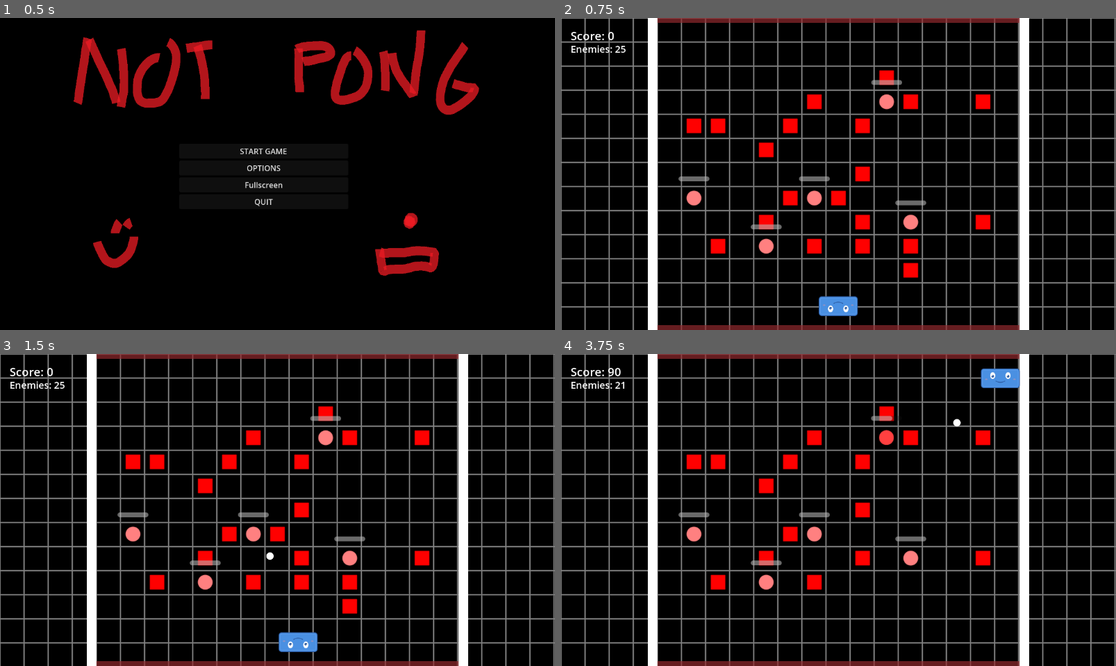
Above: before the commit, frames 1-4 (two rows, left to right).
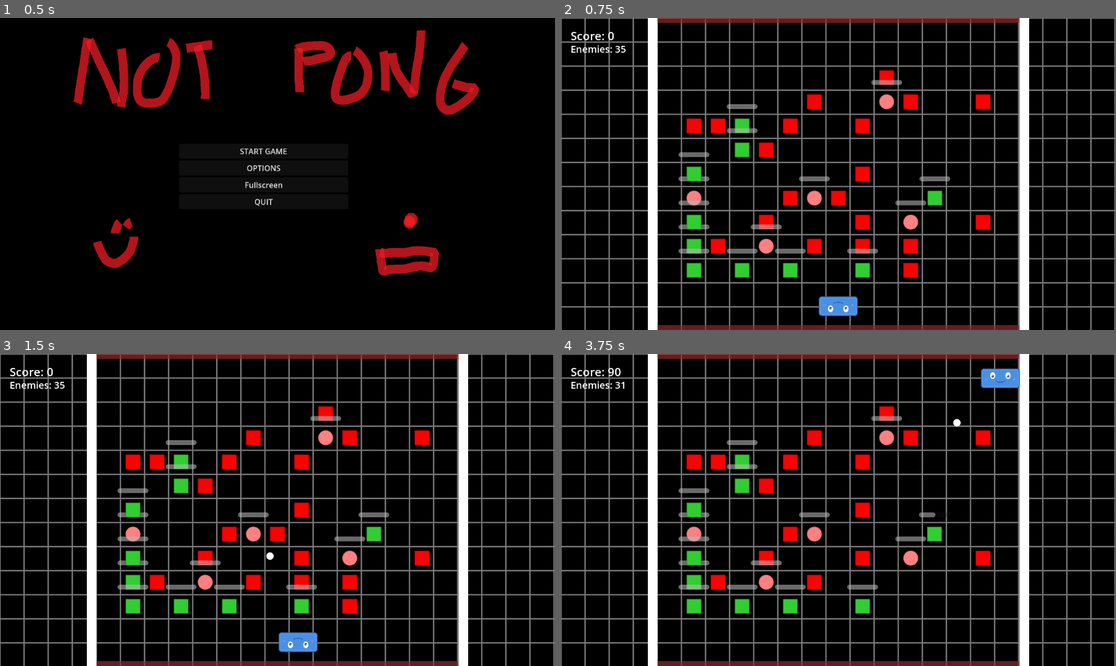
Above: after the commit, the same moments.

Repository: Nicheen/GameJamSummer2025
Game: Godot game, scene res://scenes/menus/main_menu.tscn
Same seed, same stepped clock (60 frames per second), same inputs: the game is played once before the commit and once after it.
Inputs (mouse positions are in pixels of both pictures, inside the frame that each line leads up to):
- Up to frame 1 (0.5 s): no input
- Up to frame 2 (0.75 s): click "START GAME" at 0.5 s
- Up to frame 3 (1.5 s): tap Enter (ui_accept) at 1.25 s; move the mouse to (399, 494) at 1.27 s; hold D (move_right) from 1.28 s (still down); click (399, 494) at 1.35 s
- Up to frame 4 (3.75 s): tap Enter (ui_accept) at 1.52, 2.27 s; move the mouse to (727, 525) at 2.02 s; release D (move_right) at 2.03 s; hold S (teleport_down) 2.03-2.78 s; click (727, 525) at 2.1 s; move the mouse to (894, 441) at 2.77 s; hold D (move_right) 2.78-3.53 s; click (894, 441) at 2.85 s; move the mouse to (810, 572) at 3.52 s; hold W (teleport_up) from 3.53 s (still down); click (810, 572) at 3.6 s

Frame 1 is identical in both runs. In frame 2, 2.1% of the frame differs, in the area x 9-71%, y 8-84%; in frame 3, 2.1%; in frame 4, 2.2%, in the area x 9-70%, y 8-84%.

Commit message:
lazer block added kinda :)

Diff:
--- /dev/null
+++ b/gamejamsummer2025/images/lime_green_square.svg
@@ -0,0 +1,4 @@
+<svg width="64" height="64" viewBox="0 0 64 64" xmlns="http://www.w3.org/2000/svg">
+  <!-- Limegrön kvadrat -->
+  <rect x="4" y="4" width="56" height="56" fill="#32CD32" stroke="#228B22" stroke-width="2" rx="2"/>
+</svg>
--- a/gamejamsummer2025/scenes/obj/enemy_kvadrat.tscn
+++ b/gamejamsummer2025/scenes/obj/enemy_Block.tscn
@@ -1,20 +1,20 @@
 [gd_scene load_steps=4 format=3 uid="uid://bratwmq3f1ph3"]
 
-[ext_resource type="Script" uid="uid://cdvdmyb0wm0kp" path="res://scripts/enemy_kvadrat.gd" id="1_eo5g6"]
-[ext_resource type="Texture2D" uid="uid://dgg1f2dgvhw1c" path="res://images/red_square.svg" id="1_vwaen"]
+[ext_resource type="Script" uid="uid://cdvdmyb0wm0kp" path="res://scripts/enemy_kvadrat.gd" id="1_iewo1"]
+[ext_resource type="Texture2D" uid="uid://dgg1f2dgvhw1c" path="res://images/red_square.svg" id="2_pb5dn"]
 
 [sub_resource type="RectangleShape2D" id="RectangleShape2D_eo5g6"]
 size = Vector2(30, 30)
 
-[node name="EnemyKvadrat" type="CharacterBody2D"]
+[node name="EnemyBlock" type="CharacterBody2D"]
 collision_layer = 16
 collision_mask = 0
-script = ExtResource("1_eo5g6")
+script = ExtResource("1_iewo1")
 
 [node name="Sprite2D" type="Sprite2D" parent="."]
 position = Vector2(-5.06639e-07, -5.06639e-07)
 scale = Vector2(0.53125, 0.53125)
-texture = ExtResource("1_vwaen")
+texture = ExtResource("2_pb5dn")
 
 [node name="CollisionShape2D" type="CollisionShape2D" parent="."]
 shape = SubResource("RectangleShape2D_eo5g6")
--- /dev/null
+++ b/gamejamsummer2025/scenes/obj/enemy_block_lazer.gd
@@ -0,0 +1,141 @@
+extends CharacterBody2D
+
+# Enemy settings
+@export var max_health: int = 20
+@export var score_value: int = 20  # Points awarded when killed
+@export var enemy_type: String = "basic"
+
+# Visual settings
+@onready var sprite: Sprite2D = $Sprite2D
+@onready var collision_shape: CollisionShape2D = $CollisionShape2D
+@onready var health_bar: ProgressBar = get_node_or_null("HealthBar")
+
+# Internal variables
+var current_health: int
+var is_dead: bool = false
+var original_color: Color
+
+# Signals
+signal block_died(score_points: int)
+signal block_hit(damage: int)
+
+func _ready():
+	# Set up enemy
+	current_health = max_health
+
+	# Set collision layer for enemy (let's use layer 5)
+	collision_layer = 16  # Layer 5 (2^4 = 16)
+	collision_mask = 2    # Can be hit by projectiles (layer 2)
+
+	# Store original sprite color
+	if sprite:
+		original_color = sprite.modulate
+
+	# Set up health bar if it exists
+	if health_bar:
+		health_bar.max_value = max_health
+		health_bar.value = current_health
+
+	# Position enemy in middle of screen (or wherever you want)
+	# This can be overridden when spawning
+
+	print("Enemy created with ", max_health, " health at position: ", global_position)
+
+func _physics_process(delta):
+	# Basic enemy doesn't move, but you can add movement here
+	# For now, just ensure it stays in place
+	if not is_dead:
+		velocity = Vector2.ZERO
+		move_and_slide()
+
+func take_damage(damage: int):
+	if is_dead:
+		return
+
+	print("Enemy took ", damage, " damage")
+
+	current_health -= damage
+	current_health = max(0, current_health)
+
+	# Update health bar
+	if health_bar:
+		health_bar.value = current_health
+
+	# Visual damage feedback
+	show_damage_effect()
+
+	# Emit hit signal
+	block_hit.emit(damage)
+
+	# Check if dead
+	if current_health <= 0:
+		die()
+
+func die():
+	if is_dead:
+		return
+
+	is_dead = true
+	print("Enemy died! Awarding ", score_value, " points")
+
+	# Emit death signal with score
+	block_died.emit(score_value)
+
+	play_death_effect()
+
+func show_damage_effect():
+	if not sprite:
+		return
+
+	# Flash red when hit
+	var tween = create_tween()
+	tween.tween_property(sprite, "modulate", Color.RED, 0.1)
+	tween.tween_property(sprite, "modulate", original_color, 0.1)
+
+func play_death_effect():
+	if not sprite:
+		queue_free()
+		return
+
+	# Disable collision immediately
+	if collision_shape:
+		collision_shape.disabled = true
+
+	# Hide health bar
+	if health_bar:
+		health_bar.visible = false
+
+	# Lås positionen så den inte rör sig
+	var original_position = sprite.position
+
+	# Supersnabb effekt - bara 0.1 sekunder
+	var tween = create_tween()
+	tween.set_parallel(true)  # Tillåt parallella animationer
+
+	# Krymper skalan
+	tween.tween_property(sprite, "scale", Vector2.ZERO, 0.1)
+
+	# Håll positionen fast under hela animationen
+	tween.tween_method(
+		func(pos): sprite.position = pos,
+		original_position,
+		original_position,
+		0.1
+	)
+
+	# Förstör direkt efter
+	await tween.finished
+	queue_free()
+
+func get_health() -> int:
+	return current_health
+
+func get_max_health() -> int:
+	return max_health
+
+func is_alive() -> bool:
+	return not is_dead and current_health > 0
+
+# Method called when projectile hits this enemy
+func _on_projectile_hit():
+	take_damage(10)  # Default damage from projectiles
--- /dev/null
+++ b/gamejamsummer2025/scenes/obj/enemy_block_lazer.tscn
@@ -0,0 +1,26 @@
+[gd_scene load_steps=4 format=3 uid="uid://7xnhieqtejv1"]
+
+[ext_resource type="Texture2D" uid="uid://bsubstbcfu5mr" path="res://images/lime_green_square.svg" id="1_0utrl"]
+[ext_resource type="Script" uid="uid://damb12qgbc5xj" path="res://scenes/obj/enemy_block_lazer.gd" id="1_5u526"]
+
+[sub_resource type="RectangleShape2D" id="RectangleShape2D_5u526"]
+size = Vector2(30, 30)
+
+[node name="EnemyBlockLazer" type="CharacterBody2D"]
+script = ExtResource("1_5u526")
+
+[node name="Sprite2D" type="Sprite2D" parent="."]
+position = Vector2(1.3113e-06, -1.01328e-06)
+scale = Vector2(0.53125, 0.53125)
+texture = ExtResource("1_0utrl")
+
+[node name="CollisionShape2D" type="CollisionShape2D" parent="."]
+shape = SubResource("RectangleShape2D_5u526")
+
+[node name="HealthBar" type="ProgressBar" parent="."]
+offset_left = -32.0
+offset_top = -45.0
+offset_right = 32.0
+offset_bottom = -35.0
+value = 100.0
+show_percentage = false
--- a/gamejamsummer2025/scripts/main.gd
+++ b/gamejamsummer2025/scripts/main.gd
@@ -7,7 +7,8 @@
 # Hardcoded scene paths
 const PLAYER_SCENE = "res://scenes/obj/Player.tscn"
 const ENEMY_SCENE = "res://scenes/obj/Enemy.tscn"
-const ENEMY_KVADRAT_SCENE = "res://scenes/obj/Enemy_kvadrat.tscn"
+const ENEMY_BLOCK_SCENE = "res://scenes/obj/Enemy_Block.tscn"
+const ENEMY_BLOCK_LAZER_SCENE = "res://scenes/obj/Enemy_Block_Lazer.tscn"
 const PAUSE_MENU_SCENE = "res://scenes/menus/pause_menu.tscn"
 const DEATH_MENU_SCENE = "res://scenes/menus/death_menu.tscn"
 const WIN_MENU_SCENE = "res://scenes/menus/win_menu.tscn"
@@ -19,6 +20,7 @@
 var win_menu: Control
 var enemies: Array[CharacterBody2D] = []
 var blocks: Array[CharacterBody2D] = []
+var lazer_blocks: Array[CharacterBody2D] = []
 var all_spawn_positions: Array[Vector2] = []
 
 # Game state
@@ -37,6 +39,7 @@
 	generate_spawn_positions()
 	spawn_enemy_kvadrat() #ordningen spelar roll här
 	spawn_enemies() #ordningen spelar roll här
+	spawn_enemy_lazer()  #ordningen spelar roll här
 	spawn_player()
 	setup_pause_menu()
 	setup_death_menu()
@@ -151,9 +154,9 @@
 	print("Spawning boss at: ", boss_pos)
 
 func spawn_enemy_kvadrat_at_position(position: Vector2):
-	var block_scene = load(ENEMY_KVADRAT_SCENE)  # Ladda kvadrat-scenen
+	var block_scene = load(ENEMY_BLOCK_SCENE)  # Ladda kvadrat-scenen
 	if not block_scene:
-		print("ERROR: Could not load enemy kvadrat scene at: ", ENEMY_KVADRAT_SCENE)
+		print("ERROR: Could not load enemy kvadrat scene at: ", ENEMY_BLOCK_SCENE)
 		return
 
 	var block = block_scene.instantiate()
@@ -168,6 +171,53 @@
 	total_enemies += 1
 
 	print("Spawned kvadrat enemy at: ", position)
+
+	# Lägg till spawn-funktioner:
+func spawn_enemy_lazer():
+	# Samla alla använda positioner från block och lazer-block
+	var used_positions: Array[Vector2] = []
+	for block in blocks:
+		used_positions.append(block.global_position)
+	for lazer_block in lazer_blocks:
+		used_positions.append(lazer_block.global_position)
+
+	# Skapa set av använda positioner
+	var used_position_strings: Array[String] = []
+	for pos in used_positions:
+		used_position_strings.append(str(pos.x) + "," + str(pos.y))
+
+	# Hitta lediga positioner
+	var available_positions: Array[Vector2] = []
+	for pos in all_spawn_positions:
+		var pos_string = str(pos.x) + "," + str(pos.y)
+		if not pos_string in used_position_strings:
+			available_positions.append(pos)
+
+	# Spawna lazer-block
+	available_positions.shuffle()
+	var lazer_count = min(10, available_positions.size())  # 10 lazer-block
+
+	for i in range(lazer_count):
+		spawn_enemy_lazer_at_position(available_positions[i])
+
+func spawn_enemy_lazer_at_position(position: Vector2):
+	var lazer_scene = load(ENEMY_BLOCK_LAZER_SCENE)
+	if not lazer_scene:
+		print("ERROR: Could not load enemy lazer scene at: ", ENEMY_BLOCK_LAZER_SCENE)
+		return
+
+	var lazer_block = lazer_scene.instantiate()
+	lazer_block.global_position = position
+
+	# Connect signals (samma som vanliga block)
+	lazer_block.block_died.connect(_on_enemy_died)
+	lazer_block.block_hit.connect(_on_enemy_hit)
+
+	add_child(lazer_block)
+	lazer_blocks.append(lazer_block)
+	total_enemies += 1
+
+	print("Spawned lazer block at: ", position)
 
 func spawn_player():
 	# Load and instantiate the player scene
Not shown, added: gamejamsummer2025/images/lime_green_square.svg.import
Not shown, added: gamejamsummer2025/scenes/obj/enemy_block_lazer.gd.uid
